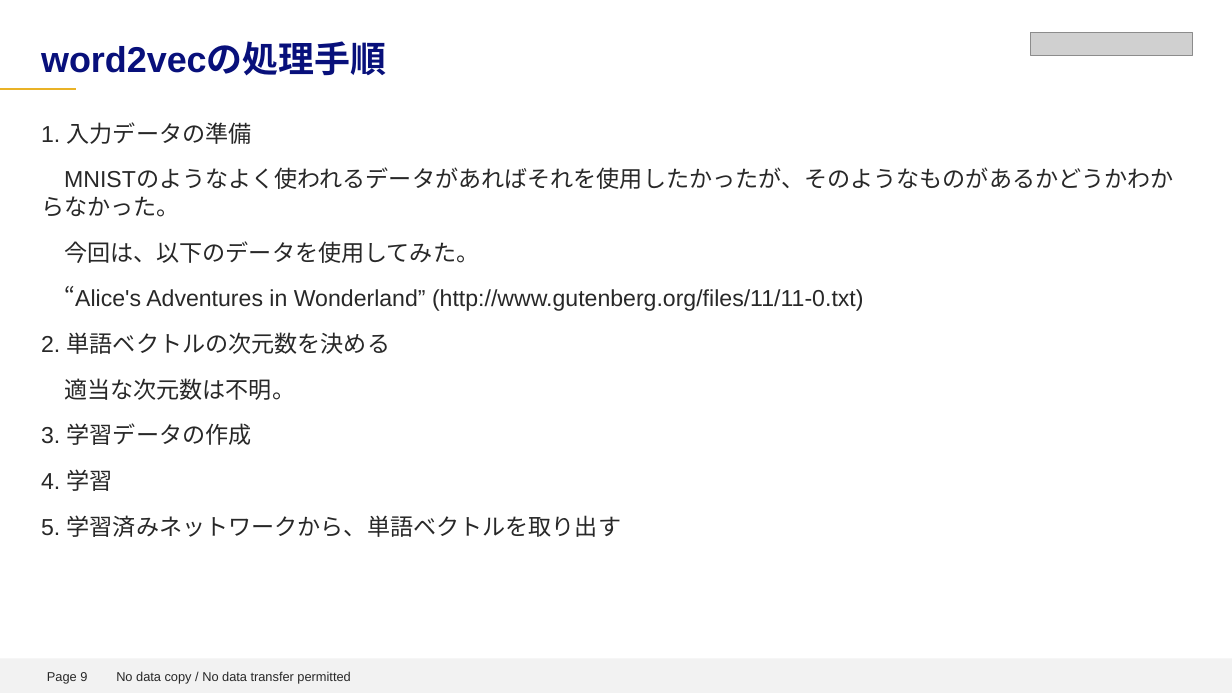
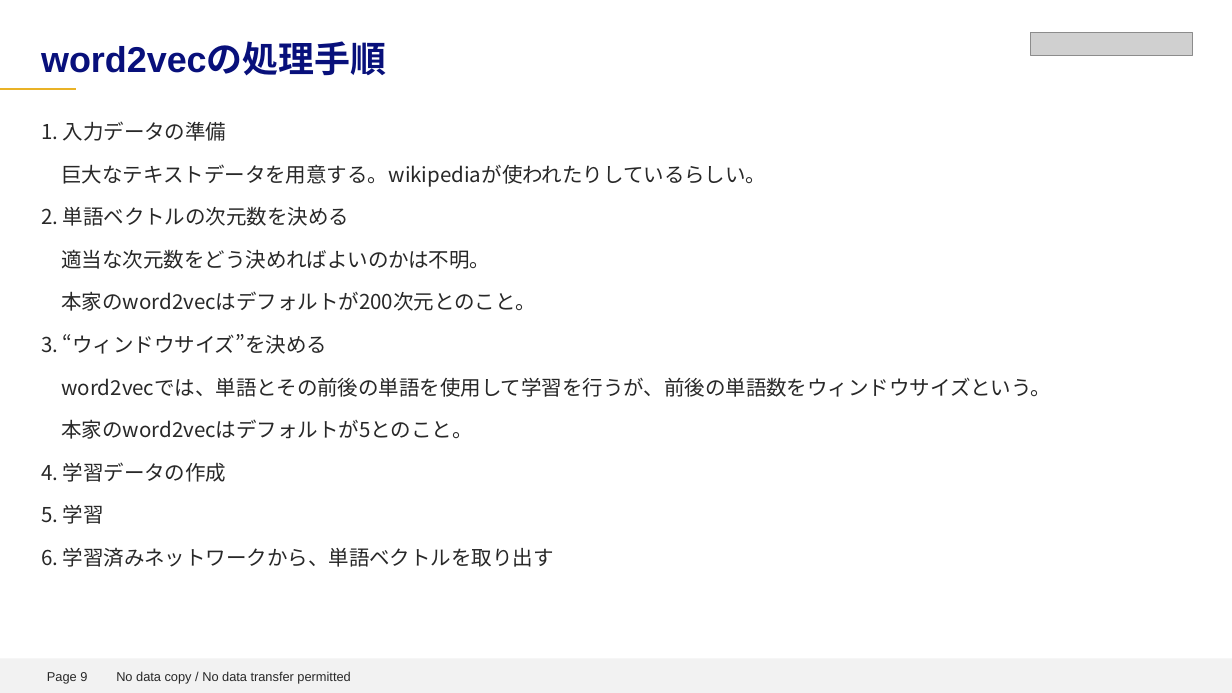
Before and after one commit to sunday-robot/DeepLerningKot, a slide deck: slide 9 of word2vecの紹介.pptx. Drawn at 1232x693 pixels with LibreOffice and Linux fonts; fonts in the diff are those of the drawing; grey boxes stand for pictures; background and template pictures are left out. Boxes give left, top, right and bottom in pixels: in the first picture for what was removed or moved away, otherwise in the second. Text is boxed around its words. In the diff, an @@ line names an element or a change of style, - is before the commit and + after.

```diff
--- a/word2vecの紹介.pptx
+++ b/word2vecの紹介.pptx
@@ text at (x1=41, y1=121, x2=349, y2=226): size 18 to 16 pt, font Arial to Noto Sans CJK JP in "1. 入力データの準備", "2. 単語ベクトルの次元数を決める" @@
@@ text at (x1=62, y1=164, x2=767, y2=187): text changed; size 18 to 16 pt; font Arial to Noto Sans CJK JP @@
-      MNISTのようなよく使われるデータがあればそれを使用したかったが、そのようなものがあるかどうかわからなかった。
-      今回は、以下のデータを使用してみた。
-      “Alice's Adventures in Wonderland” (http://www.gutenberg.org/files/11/11-0.txt)
+      巨大なテキストデータを用意する。wikipediaが使われたりしているらしい。
@@ text at (x1=41, y1=249, x2=1052, y2=567): text changed; size 18 to 16 pt; font Arial to Noto Sans CJK JP @@
-      適当な次元数は不明。
-      3. 学習データの作成
-      4. 学習
-      5. 学習済みネットワークから、単語ベクトルを取り出す
+      適当な次元数をどう決めればよいのかは不明。
+      本家のword2vecはデフォルトが200次元とのこと。
+      3. “ウィンドウサイズ”を決める
+      word2vecでは、単語とその前後の単語を使用して学習を行うが、前後の単語数をウィンドウサイズという。
+      本家のword2vecはデフォルトが5とのこと。
+      4. 学習データの作成
+      5. 学習
+      6. 学習済みネットワークから、単語ベクトルを取り出す
```
Also in this commit, not shown: 6 other slides changed, 1 slide added, 7 other files.
